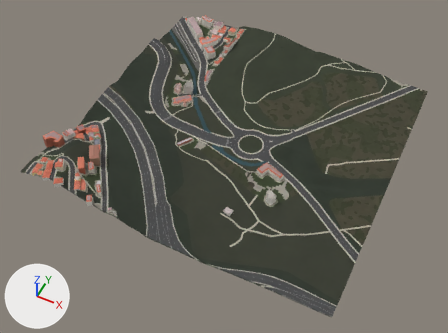
The glTF model public/tiles/amadora/t_6_4.glb as it was, and as the next commit left it.
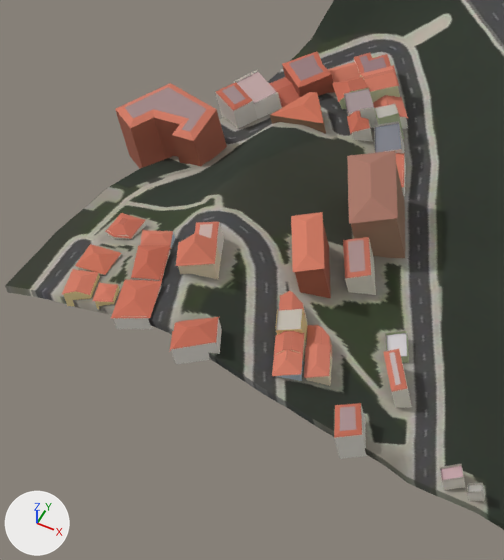
The first picture shows the older version from a camera (50 mm lens) standing at (-5908.0, 5830.0, 785.0) and looking at (-6212.0, 6439.0, 24.0). The close-ups show the older and then the newer version on the part from 4% to 27% of the width and 34% to 68% of the height of that picture. Only the edits that show in the close-ups are written down. Every picture has the same lights, and +X, +Y and +Z are marked at lower left. Where no turn or scale is listed for an object, it has been applied to the vertices. Vertices at exactly the same position are counted once.

The first close-up shows 'buildings', 'terrain'.
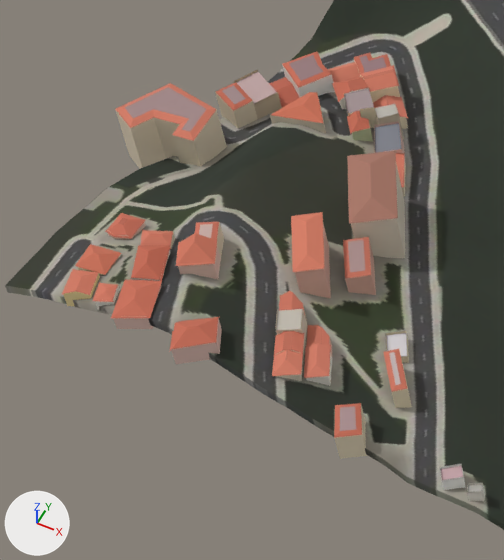
Changed parts and their boxes [x1, y1, x2, y2] in the close-ups (504 x 560 px):
'buildings', surface changed, recoloured
    both: [93, 63, 466, 490]
part 2 of me_buildings, recoloured
    both: [113, 224, 376, 386]

Diff of the bpy script that builds the scene:
```diff
--- a/public/tiles/amadora/t_6_4.glb.py
+++ b/public/tiles/amadora/t_6_4.glb.py
@@ me_buildings @@
 me_buildings.from_pydata(...)  # 2115 vertices, 2647 faces; spans x -187.0..187.0, y -253.0..253.0, z -31.0..31.0
 # used by ob_buildings; location = (-6288.4, 6492.8, 71.5)
+# me_buildings part 1: texture (UV) coordinates changed
+# me_buildings part 2: 190 faces centred in x -152.0..182.0, y -244.0..243.0, z -28.0..22.0 are repainted in the vertex colours; the middle colour goes from green #469f2a to green #469f31
 me_buildings.materials.append(mat_buildings)
```
